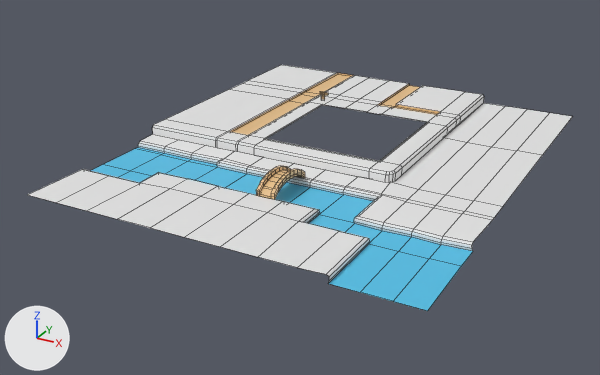
Before and after pictures for a commit that changed the FBX model Assets/FBX/bg_floor.fbx.
Camera for both pictures: a 50 mm lens placed at (204.0, -431.0, 171.0), pointed at (-12.0, -40.0, -25.0). The axes (+X, +Y, +Z) are drawn at lower left. The lights are the same throughout. Mesh edges are drawn as thin lines.

In view in the first picture: 'bg_floor_gr'.
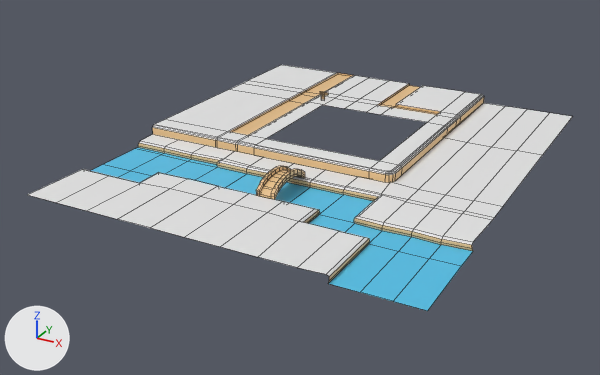
What the commit changed:
me_plane_019 is used by ob_bg_floor_gr; location (0.0, 0.0, 0.0).
me_plane_019 had 433 vertices, 370 faces and spanned x -110.0..110.0, y -154.0..110.0, z -10.0..5.0.
me_plane_019 now has 441 vertices, 384 faces and spans x -110.0..110.0, y -154.0..110.0, z -10.0..5.0.
Part 1, on me_plane_019:
26 faces are deleted.
32 vertices are added at x -110.0..49.0, y -49.0..110.0, z -1.0..0.0.
56 new faces join them, mat_grass_holder (white #e7e7e7).
me_plane_019 part 2: 67 faces spanning x -110.0..110.0, y -154.0..110.0, z -10.0..-1.0 switch from mat_grass_holder (white #e7e7e7) to mat_other_holder (beige #e7c089).

Location of each change, (x1, y1, x2, y2) in pixels of the pictures (600 x 375 px):
part 1 of me_plane_019, built on
    both: (153, 92, 484, 175)
part 2 of me_plane_019, recoloured (white to beige)
    both: (138, 97, 484, 282)
